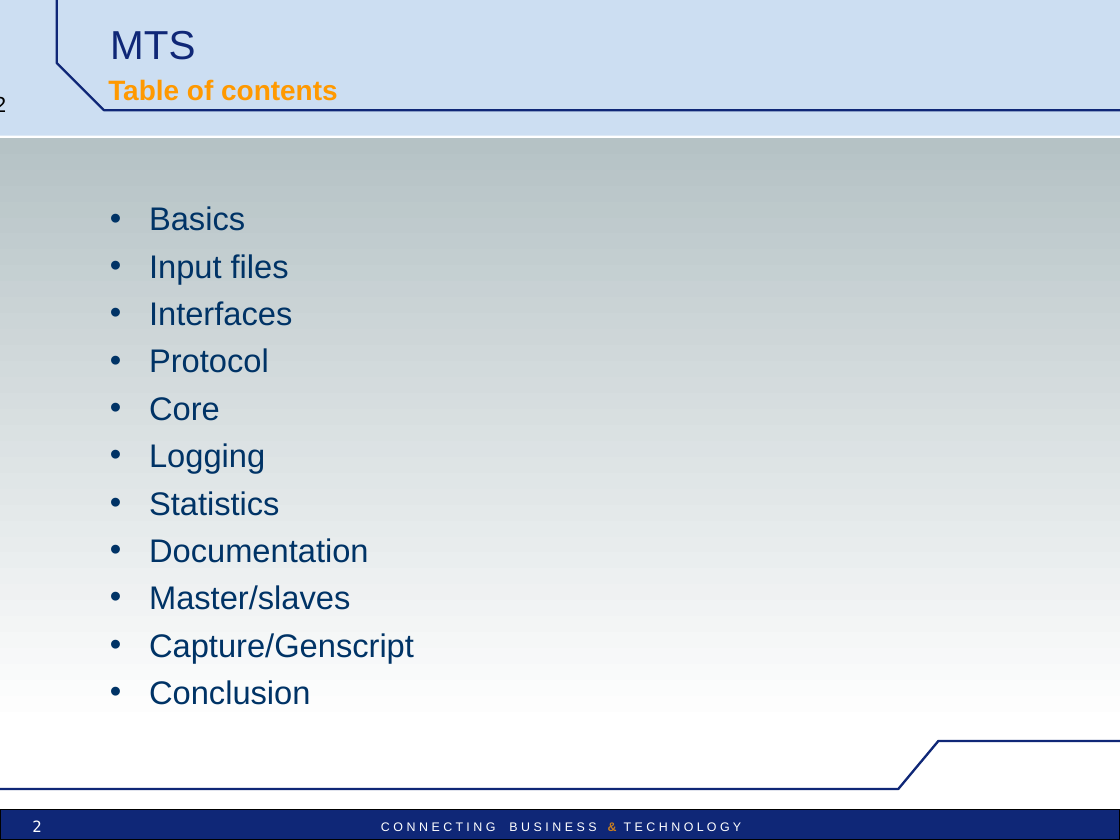
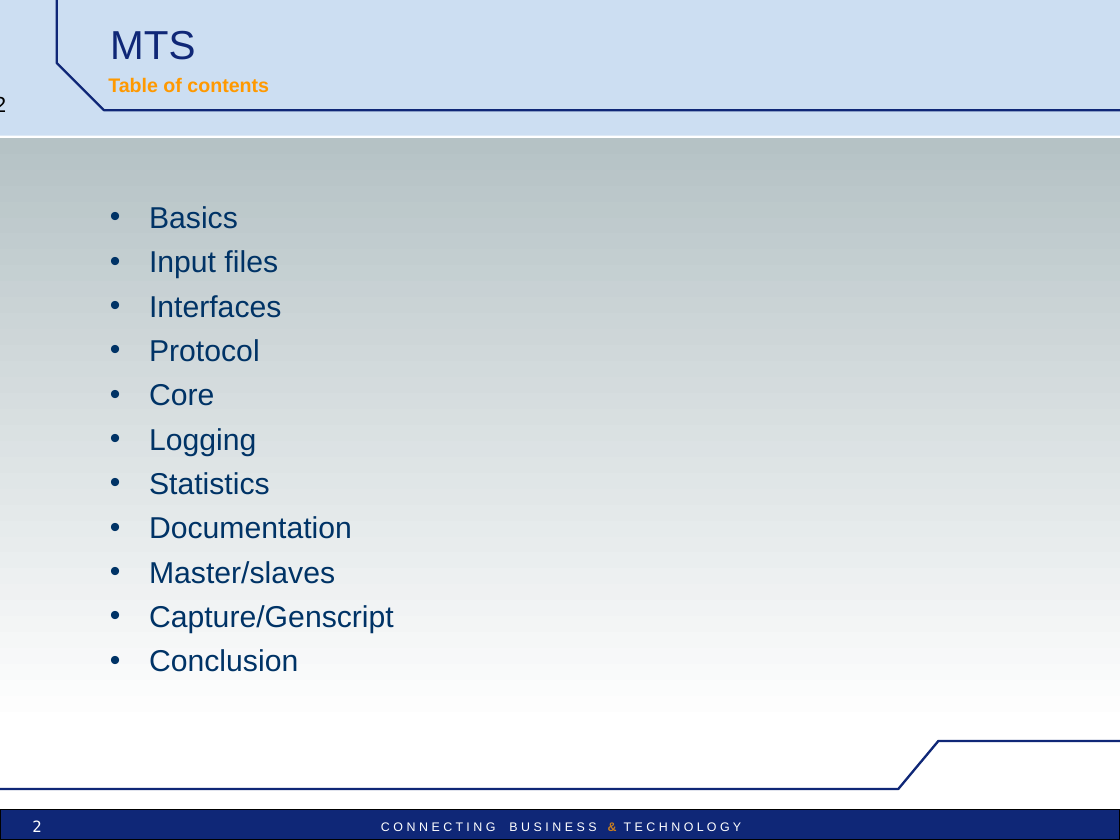
Before and after one commit to vu3mmg/mts-project, a slide deck: slide 2 of trunk/mts/src/main/doc/MTS_pres_technical.ppt. Drawn at 1120x840 pixels with LibreOffice and Linux fonts; fonts in the diff are those of the drawing; background and template pictures are left out. Boxes give left, top, right and bottom in pixels: in the first picture for what was removed or moved away, otherwise in the second. Text is boxed around its words. In the diff, an @@ line names an element or a change of style, - is before the commit and + after.

```diff
--- a/trunk/mts/src/main/doc/MTS_pres_technical.ppt
+++ b/trunk/mts/src/main/doc/MTS_pres_technical.ppt
@@ text "Table of contents" at (108, 77, 269, 93): size 18 to 12.6 pt @@
@@ text "Basics" at (149, 206, 394, 672): size 21 to 19.4 pt @@
```
Also in this commit, not shown: 31 other slides changed, 6 other files.
